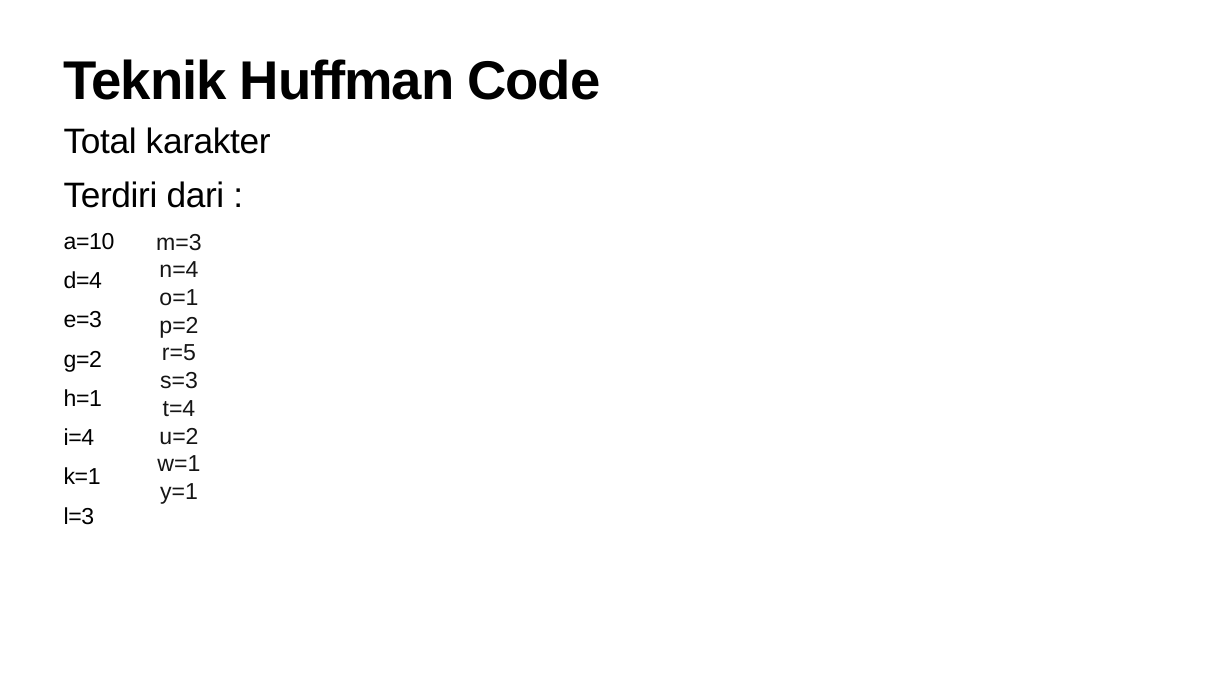
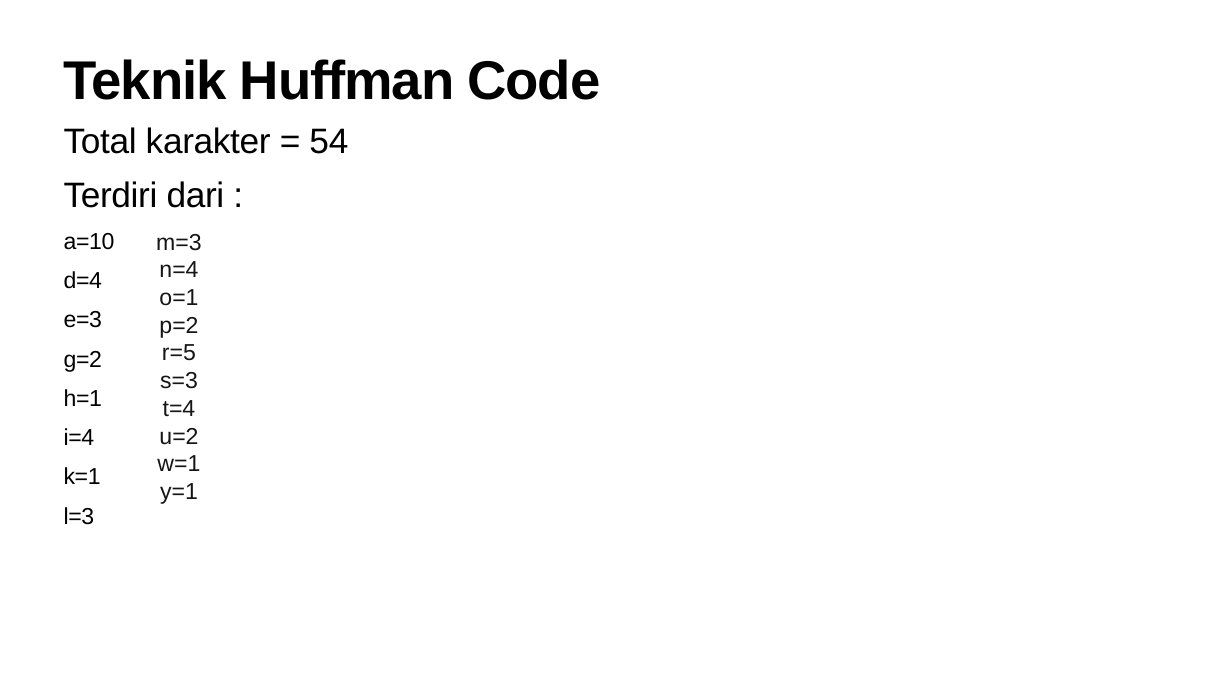
Before and after one commit to nananatiar/Latihan-6-PPMC-18320021, a slide deck: slide 6 of Latihan_6_18320021.pptx. Drawn at 1232x693 pixels with LibreOffice and Linux fonts; fonts in the diff are those of the drawing. Boxes give left, top, right and bottom in pixels: in the first picture for what was removed or moved away, otherwise in the second. Text is boxed around its words. In the diff, an @@ line names an element or a change of style, - is before the commit and + after.

Commit message:
Implementasi Graph dan Huffman Tree

```diff
--- a/Latihan_6_18320021.pptx
+++ b/Latihan_6_18320021.pptx
@@ text at [64,127,348,154]: text changed @@
-Total karakter
+Total karakter = 54
```
Also in this commit, not shown: 2 other slides changed, 1 slide added.
